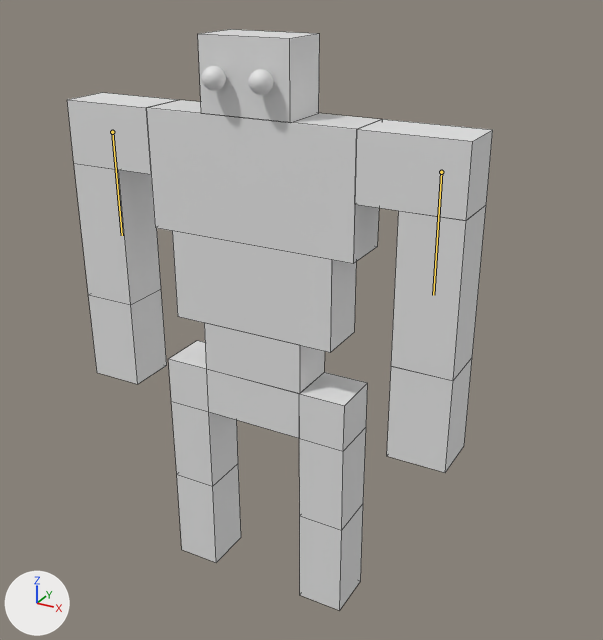
A saved change to the Blender file MODEL/Player/アニメーションの設定/Player.blend.
One viewpoint serves both versions: a camera (50 mm lens) standing at (7.73, -12.57, 6.85) and looking at (0.64, 0.32, 0.4). The lights are fixed; the arrows at lower left show +X, +Y and +Z. The bones that change are drawn over the model as lines. Mesh edges are drawn as thin lines on the coarser meshes.

Objects in the first picture: 'Body', 'Head', 'Heart', 'Left_Arm', 'Left_Foot', 'Left_Hand', 'Left_Leg', 'Left_Shoulder', 'Right_Arm', 'Right_Hand', 'Right_Shoulder', 'Wait'.
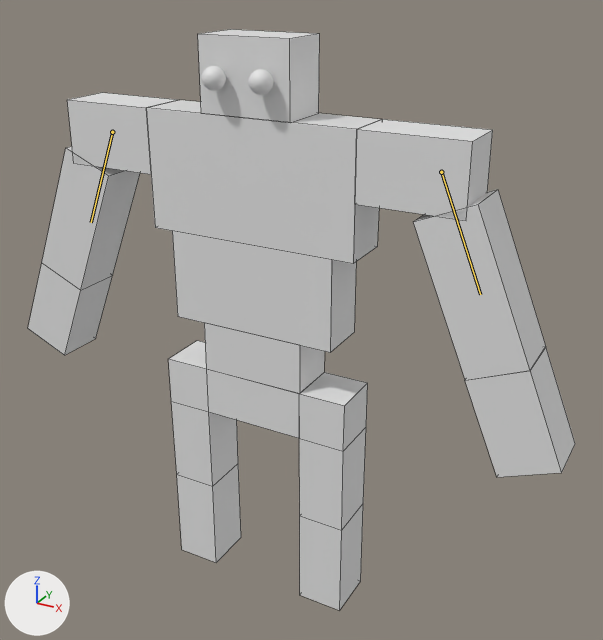
The newer file adds an action. The first version stands in its rest pose; the second is drawn at frame 31 of the action 'Wait'.

Boxes [x1, y1, x2, y2] around the edits, measured in the pictures (603 x 640 px):
'Left_Arm', posed (40% wider, 8% taller)
    before: [391, 205, 486, 381]
    after: [413, 189, 546, 380]
'Left_Hand', posed
    before: [387, 358, 472, 473]
    after: [465, 347, 575, 477]
'Right_Arm', posed (12% wider)
    before: [74, 163, 161, 305]
    after: [42, 146, 140, 290]
'Right_Hand', posed (9% wider)
    before: [89, 289, 167, 384]
    after: [28, 263, 113, 355]
bone 'Arm.L', root to tip
    before: (441, 172) to (433, 295)
    after: (441, 172) to (480, 294)
bone 'Arm.R', root to tip
    before: (112, 132) to (122, 235)
    after: (112, 132) to (91, 222)

The edits, one by one:
Bone 'Arm.L' (bone_arm_l) turns from (0, 0, 0) to (23, 0, 0) degrees about its own x, y and z.
Bone 'Arm.R' (bone_arm_r) turns from (0, 0, 0) to (23, 0, 0) degrees about its own x, y and z.
